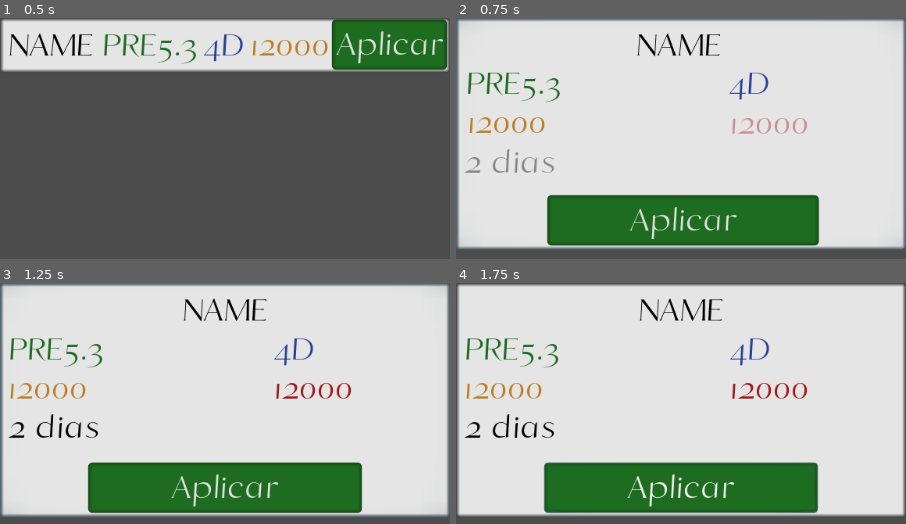
Above: before the commit, frames 1-4 (two rows, left to right).
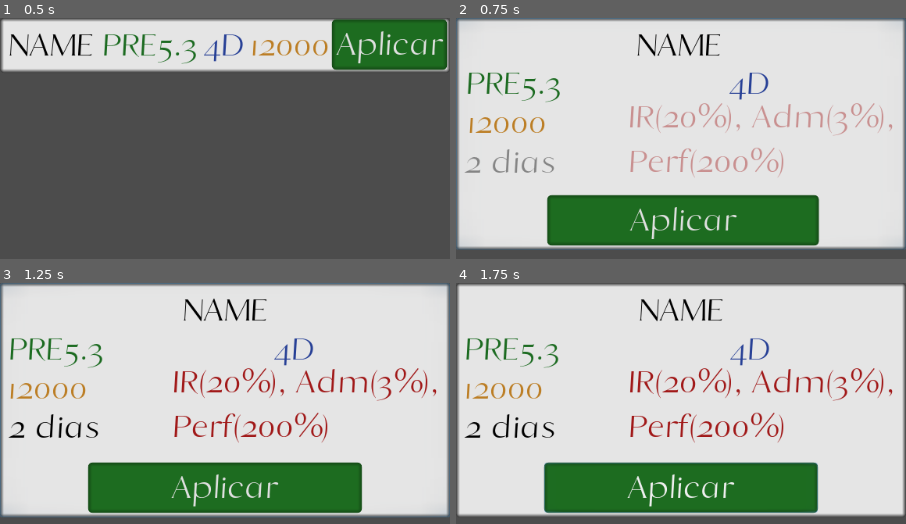
Above: after the commit, the same moments.

Repository: AndreMoukarzel/Grana-Preta
Game: Godot game, scene res://broker/bond/Bond.tscn
The game is run twice, just before and just after one commit, with the same random seed, the same clock (stepped at 60 frames per second) and the same inputs. This scene is started directly instead of the project's main scene.
Inputs:
- Up to frame 1 (0.5 s): no input
- Up to frame 2 (0.75 s): click "NAME" at 0.5 s
- Up to frame 3 (1.25 s): no input
- Up to frame 4 (1.75 s): click "Aplicar" at 1.25 s

Frame 1 is identical in both runs. In frame 2, 2.4% of the frame differs, in the area x 38-97%, y 35-66%; in frame 3, 2.9%, in the area x 38-98%, y 35-67%; in frame 4, 2.9%.

Commit message:
Add base setup()

Diff:
--- a/broker/bond/Bond.gd
+++ b/broker/bond/Bond.gd
@@ -18,15 +18,25 @@
 var taxes
 
 
-func setup():
-	rect_size = Vector2(get_parent().rect_size.x, 70)
+func setup(bond_name : String, rentability : float, rentability_type : String, expiration : Array, min_investment : int, min_time : Array, taxes : Array):
+#	rect_size = Vector2(get_parent().rect_size.x, 70)
+	self.bond_name = bond_name
+	self.rentability = rentability
+	self.rentability_type = rentability_type
+	self.expiration = expiration
+	self.min_investment = min_investment
+	self.min_time = min_time
+	self.taxes = taxes
 
-
-func _on_Bond_pressed():
-	if is_open:
-		close()
-	else:
-		open()
+	$Name.text = bond_name
+	if rentability_type == "Pré-fixada":
+		$Rentability.text = str("PRE", rentability)
+	elif rentability_type == "Pós-fixada":
+		$Rentability.text = str("POS", rentability)
+	# expiration
+	$MinInvestment.text = min_investment
+	# min_time
+	$Taxes.text = str("IR(", taxes[0], "), Adm(", taxes[1], "),\nPerf(", taxes[2], ")")
 
 
 func close():
@@ -61,3 +71,10 @@
 
 	is_open = true
 	emit_signal("opened", self)
+
+
+func _on_Bond_pressed():
+	if is_open:
+		close()
+	else:
+		open()
--- a/broker/bond/Bond.tscn
+++ b/broker/bond/Bond.tscn
@@ -94,13 +94,14 @@
 
 [node name="Taxes" type="Label" parent="."]
 visible = false
-margin_left = 350.0
+margin_left = 220.0
 margin_top = 100.0
-margin_right = 451.0
+margin_right = 321.0
 margin_bottom = 170.0
 custom_fonts/font = SubResource( 2 )
 custom_colors/font_color = Color( 0.635294, 0.101961, 0.101961, 1 )
-text = "12000"
+text = "IR(20%), Adm(3%),
+Perf(200%)"
 valign = 1
 
 [node name="Apply" type="Button" parent="."]
